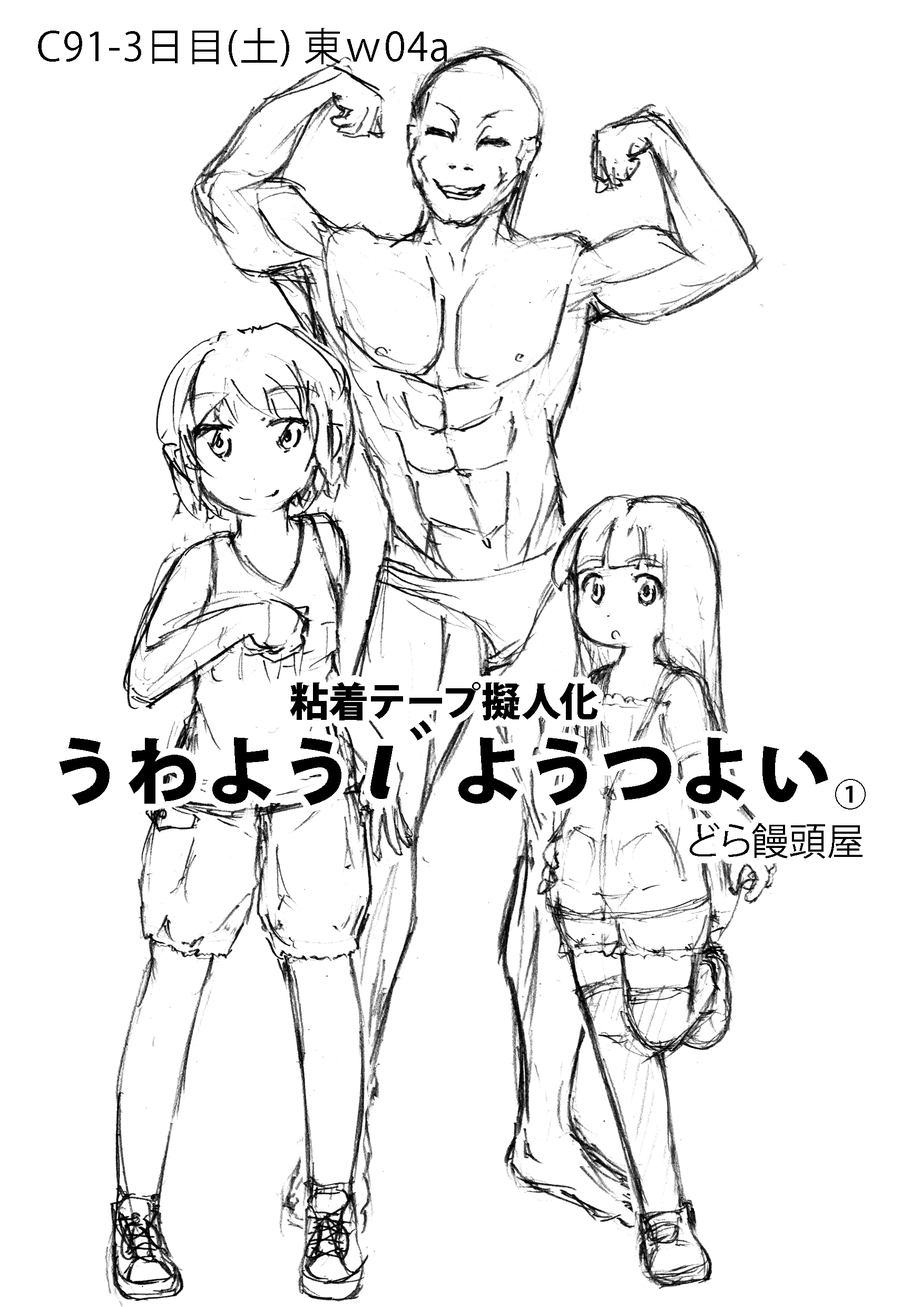
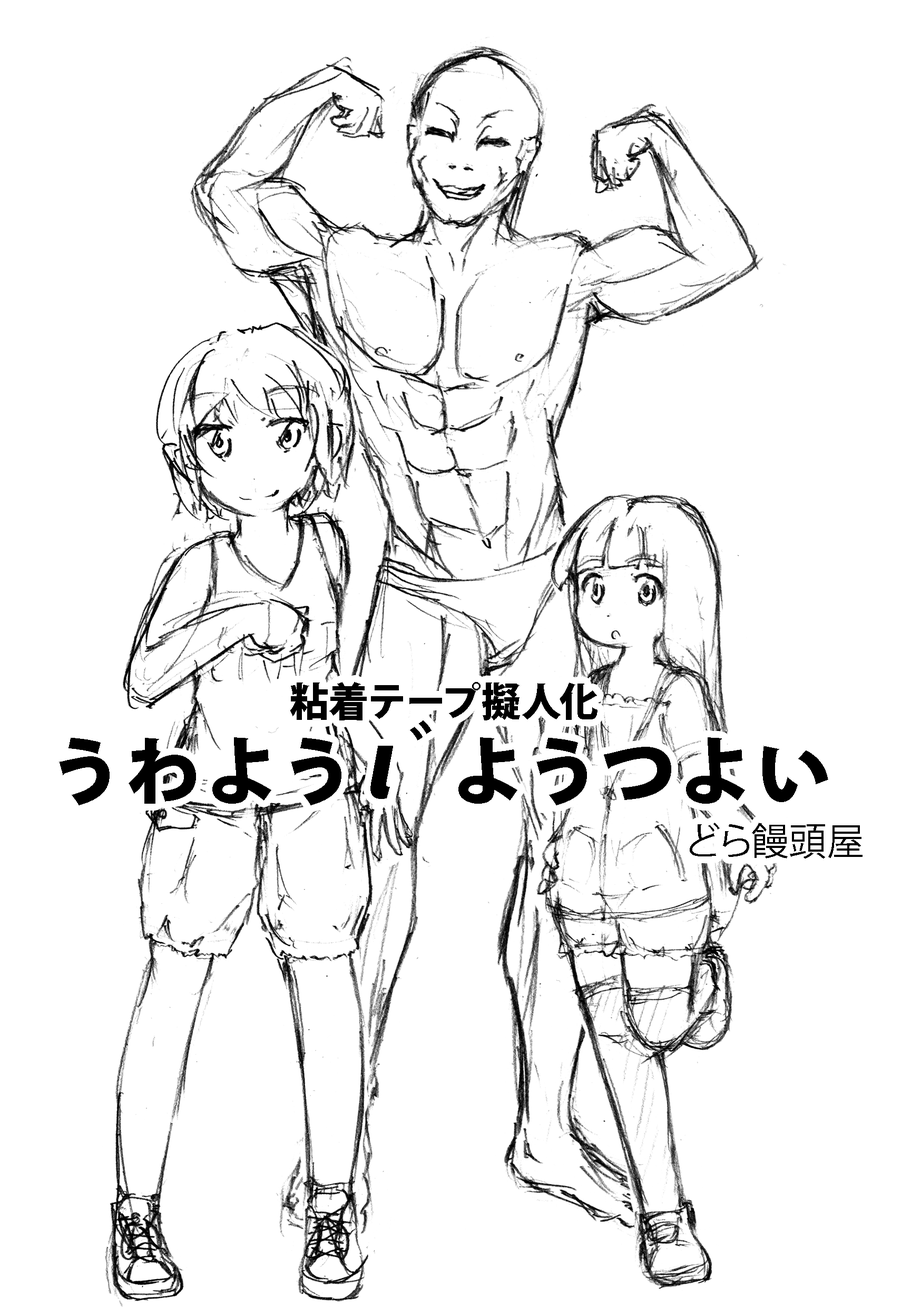
Layered file, before and after one edit (921x1307). Changes by layer:
hid "①" over [835, 778, 866, 810]
hid "C91-3日目(土) 東ｗ04a" over [37, 27, 447, 67]
